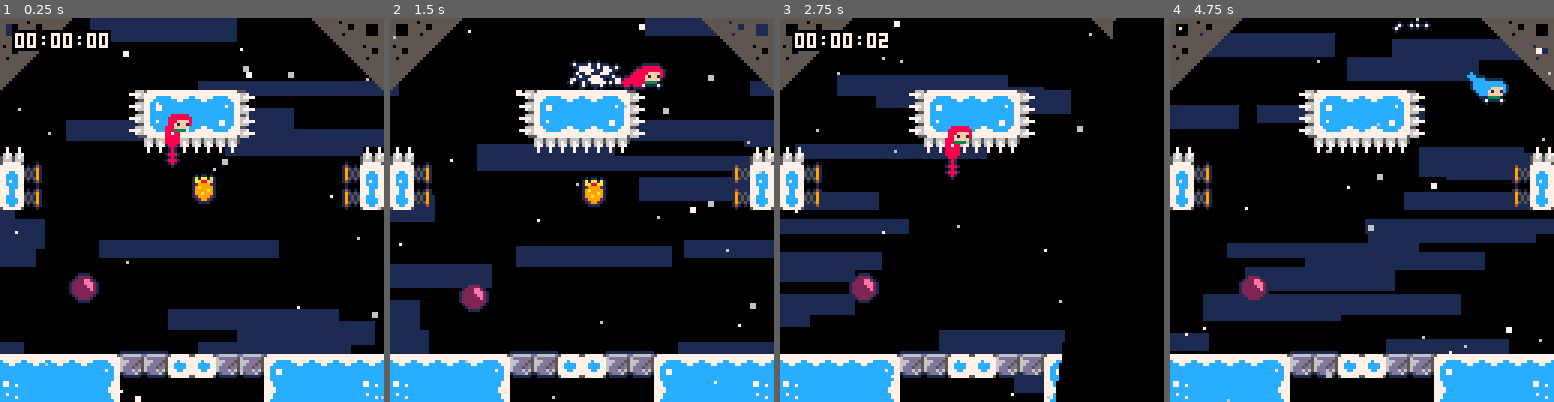
Above: before the commit, frames 1-4 (left to right).
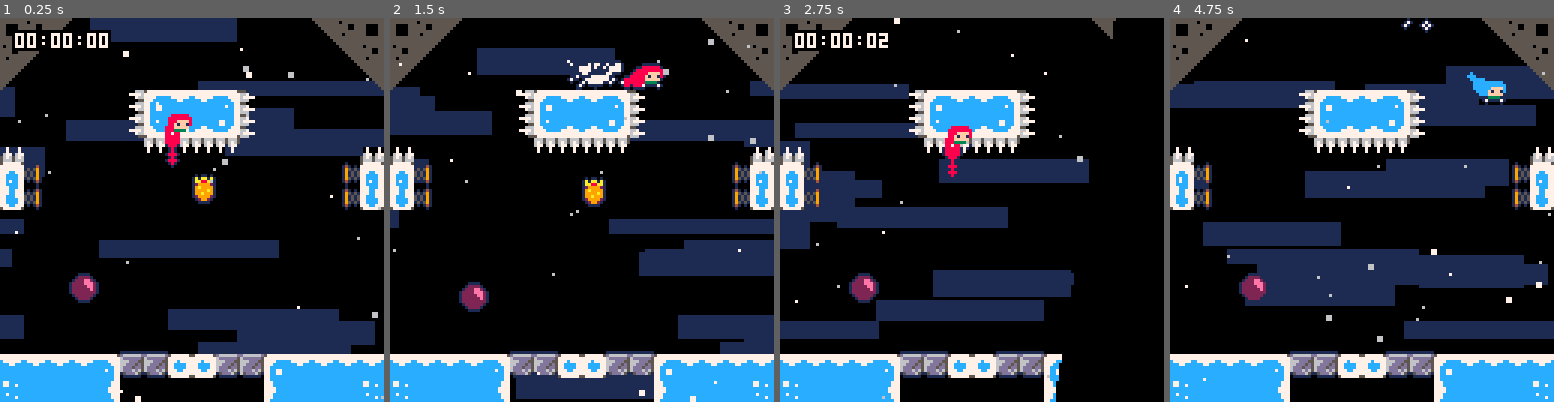
Above: after the commit, the same moments.

Repository: CelesteClassic/newleste.p8
Game: PICO-8 cartridge summit.p8
Two runs of this game, one before a commit and one after it. Both use one fixed random seed, a clock stepped at 60 frames per second and the inputs below.
Inputs:
- Up to frame 1 (0.25 s): no input
- Up to frame 2 (1.5 s): tap X (X key) at 0.33, 1.07 s; tap O (Z key) at 0.7 s
- Up to frame 3 (2.75 s): hold Right 1.6-2.1 s; tap O (Z key) at 1.7, 2.1, 2.5 s; tap X (X key) at 1.85 s; hold Up 2.15-2.42 s; hold Right from 2.47 s (still down)
- Up to frame 4 (4.75 s): tap O (Z key) every 0.4 s from 2.9 to 4.5 s; tap X (X key) at 2.97, 4.08 s; release Right at 3.03 s; hold Left 3.08-3.58 s; hold Down 3.63-3.97 s; hold Right 4.02-4.68 s; hold Up from 4.73 s (still down)

The runs differ from the first frame. In frame 1, 2.4% of the frame differs, in the area x 0-14%, y 1-91%; in frame 2, 24%; in frame 3, 24%; in frame 4, 34%, in the area x 0-100%, y 0-100%.

Commit message:
moving orbs, grab positions from garbage tiles

Diff:
--- a/summit.p8
+++ b/summit.p8
@@ -93,6 +93,7 @@
     -- </fruitrain> --
     --<badeline_orb>--
     flying=0
+    nocontrol=false
     --</badeline_orb>--
   end,
   update=function(_ENV)
@@ -113,10 +114,11 @@
 	    y>lvl_ph and not exit_bottom then
 	    kill_player(_ENV)
     end
-
     -- on ground checks
     local on_ground=is_solid(0,1)
 
+    --<badeline_orb> --
+    if not nocontrol then
         -- <fruitrain> --
     if on_ground then
       berry_timer+=1
@@ -272,7 +274,7 @@
         init_smoke()
       end
     end
-
+  end
     -- animation
     spr_off+=0.25
     sprite = not on_ground and (is_solid(h_input,0) and 5 or 3) or  -- wall slide or mid air
@@ -672,20 +673,52 @@
   end
 }
 
+--<badeline_orb>--
+garbage={
+}
+
 badeline_orb = {
   init = function(_ENV)
     start, off = y, 0
+    next_pos=1
+    positions={}
+    can_launch=true
+  end,
+  end_init=function(_ENV)
+    for o in all(objects) do
+      if o.type==garbage then
+        positions[o.sprite-127]=vector(o.x,o.y)
+        destroy_object(o)
+      end
+    end
   end,
   update = function(_ENV)
-    off += 0.02
-    y = flr(start + sin(off) * 2)
-    local hit = player_here()
-    if hit then
-      freeze, hit.djump, hit.spd.x, hit.spd.y, hit.dash_time, hit.x, hit.y, hit.flying =
-        2, max_djump, 0, -3.5, 0, x, y, spr == 30 and 99 or 3
-      sfx(19)
-      init_smoke()
-      destroy_object(_ENV)
+    if can_launch then
+      off += 0.02
+      y = flr(start + sin(off) * 2)
+      local hit = player_here()
+      if hit then
+        freeze, hit.djump, hit.spd.x, hit.spd.y, hit.dash_time, hit.x, hit.y, hit.flying,hit.nocontrol,can_launch =
+        2, max_djump, 0, -3.5, 0, x, y, next_pos<=#positions and 3 or 99,next_pos>#positions,false
+
+        sfx(19)
+        if next_pos>#positions then
+
+          init_smoke()
+          destroy_object(_ENV)
+        end
+
+      end
+    else
+      local target=positions[next_pos]
+      x,start=appr(x,target.x,12),appr(start,target.y,12)
+      y=start
+      --printh(x,y)
+      if x==target.x and y==target.y then
+        off=0
+        can_launch=true
+        next_pos+=1
+      end
     end
   end
 }
@@ -705,7 +738,7 @@
     end
   end
 }
-
+--</badeline_orb>--
 
 psfx=function(num)
   if sfx_timer<=0 then
@@ -953,9 +986,11 @@
   for tx=0,lvl_w-1 do
     for ty=0,lvl_h-1 do
       local tile=tile_at(tx,ty)
-      if tiles[tile] then
-        init_object(tiles[tile],tx*8,ty*8,tile)
-      end
+      --<badeline_orb>--
+      if tiles[tile] or tile>=128 then
+        init_object(tiles[tile] or garbage,tx*8,ty*8,tile)
+      end
+      --</badeline_orb>--
     end
   end
   foreach(objects,function(_ENV)
@@ -1490,11 +1557,11 @@
 0000000000133132323312000000000000000000000000000000000000000000000000000000000000000000000000000000000000000000000000000000000000000000000000000000000000000000000000000000000000000000000000000000000000000000000000000000000000000000000000000000000000000000
 1000000000001111111100000000001000000000000000000000000000000000000000000000000000000000000000000000000000000000000000000000000000000000000000000000000000000000000000000000000000000000000000000000000000000000000000000000000000000000000000000000000000000000
 2708000000000000000000000000082700000000000000000000000000000000000000000000000000000000000000000000000000000000000000000000000000000000000000000000000000000000000000000000000000000000000000000000000000000000000000000000000000000000000000000000000000000000
-37080000000000000b0000000000083700000000000000000000000000000000000000000000000000000000000000000000000000000000000000000000000000000000000000000000000000000000000000000000000000000000000000000000000000000000000000000000000000000000000000000000000000000000
+37080000810000000b0000000000083700000000000000000000000000000000000000000000000000000000000000000000000000000000000000000000000000000000000000000000000000000000000000000000000000000000000000000000000000000000000000000000000000000000000000000000000000000000
 0000000000000000000000000000000000000000000000000000000000000000000000000000000000000000000000000000000000000000000000000000000000000000000000000000000000000000000000000000000000000000000000000000000000000000000000000000000000000000000000000000000000000000
 0000000000000000000000000000000000000000000000000000000000000000000000000000000000000000000000000000000000000000000000000000000000000000000000000000000000000000000000000000000000000000000000000000000000000000000000000000000000000000000000000000000000000000
 00000000000000000000000000000000000000000a0000000000000000000000000000000000000000000000000000000000000000000000000000000000000000000000000000000000000000000000000000000000000000000000000000000000000000000000000000000000000000000000000000000000000000000000
-0000004000000000000000000000000000000000000000000000000000000000000000000000000000000000000000000000000000000000000000000000000000000000000000000000000000000000000000000000000000000000000000000000000000000000000000000000000000000000000000000000000000000000
+0000004000000000000000800000000000000000000000000000000000000000000000000000000000000000000000000000000000000000000000000000000000000000000000000000000000000000000000000000000000000000000000000000000000000000000000000000000000000000000000000000000000000000
 0000000000000000000000000000000000000000000000000000000000000000000000000000000000000000000000000000000000000000000000000000000000000000000000000000000000000000000000000000000000000000000000000000000000000000000000000000000000000000000000000000000000000000
 0000000000000000000000000000000001000000000000000000000000000000000000000000000000000000000000000000000000000000000000000000000000000000000000000000000000000000000000000000000000000000000000000000000000000000000000000000000000000000000000000000000000000000
 2222222223171720201717212222222223000000000000000000000000000000000000000000000000000000000000000000000000000000000000000000000000000000000000000000000000000000000000000000000000000000000000000000000000000000000000000000000000000000000000000000000000000000
Not shown, changed: 64 lines of the sprite sheet (__gfx__) section of summit.p8
